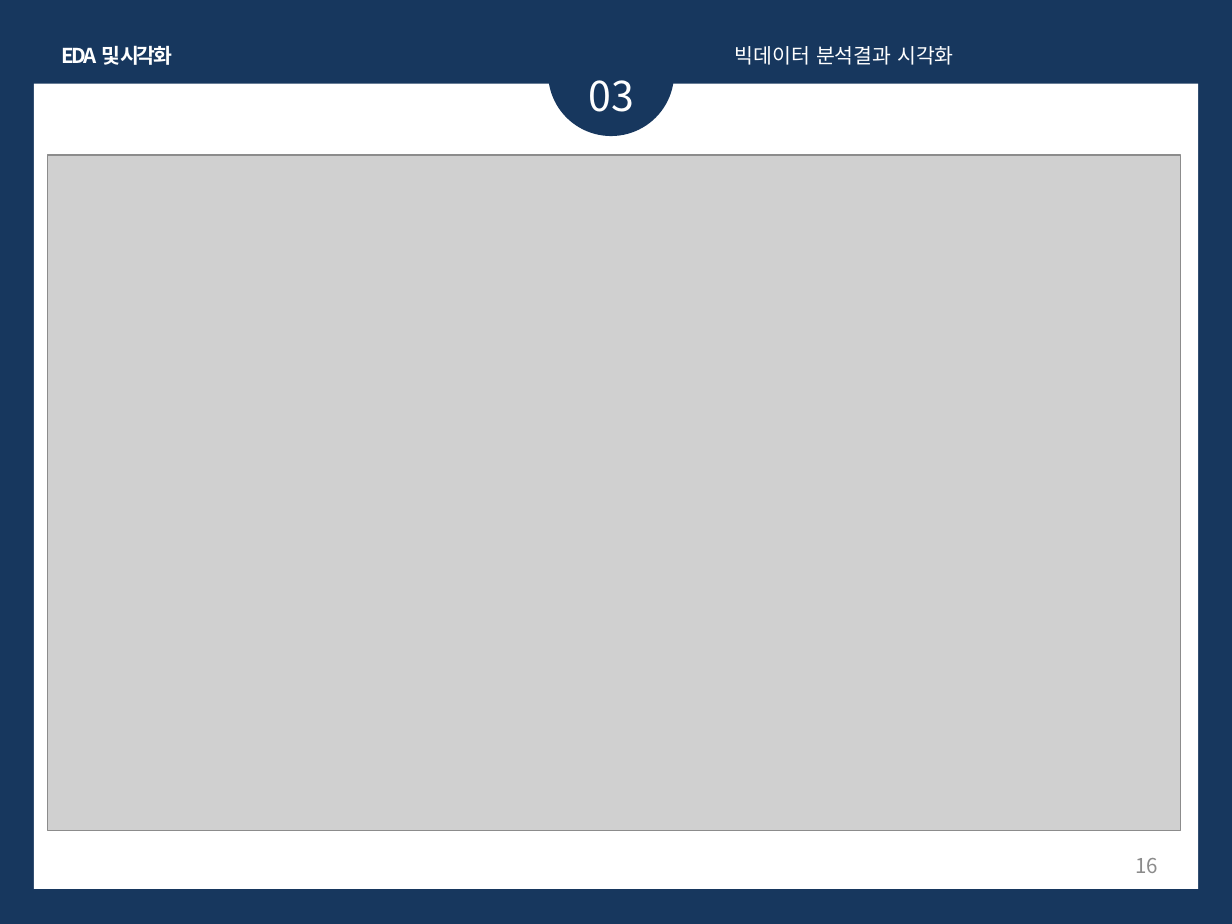
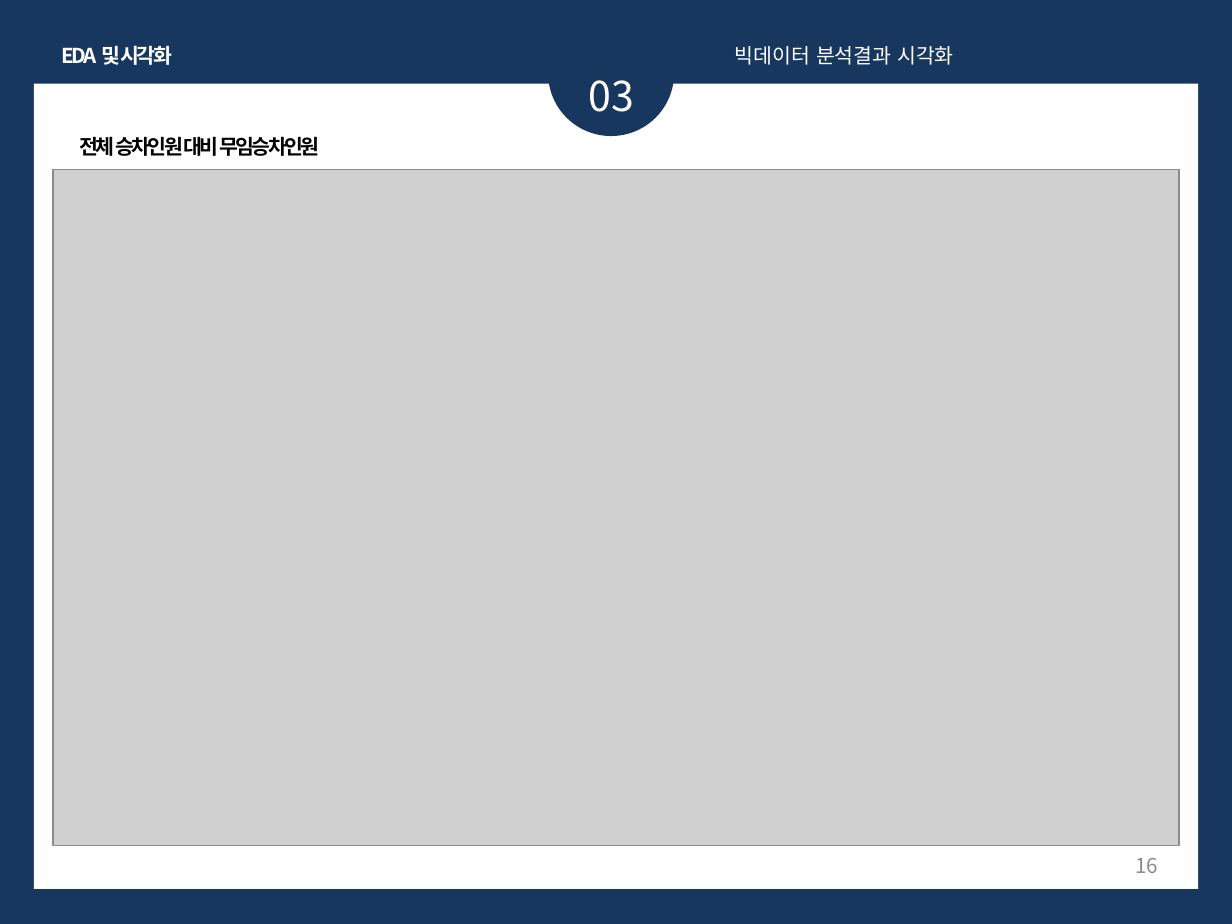
Before and after one commit to yesl-c/Visualization, a slide deck: slide 16 of Presentation/지하철_무임승차_현황분석_v04.pptx. Drawn at 1232x924 pixels with LibreOffice and Linux fonts; fonts in the diff are those of the drawing; grey boxes stand for pictures. Boxes give left, top, right and bottom in pixels: in the first picture for what was removed or moved away, otherwise in the second. Text is boxed around its words. In the diff, an @@ line names an element or a change of style, - is before the commit and + after.

```diff
--- a/Presentation/지하철_무임승차_현황분석_v04.pptx
+++ b/Presentation/지하철_무임승차_현황분석_v04.pptx
@@ text added at (x1=79, y1=136, x2=319, y2=156), 12 pt, text #000000, bold @@
+전체 승차인원 대비 무임승차인원
@@ picture resized from (x1=48, y1=155, x2=1181, y2=830) to (x1=53, y1=170, x2=1179, y2=846) @@
```
